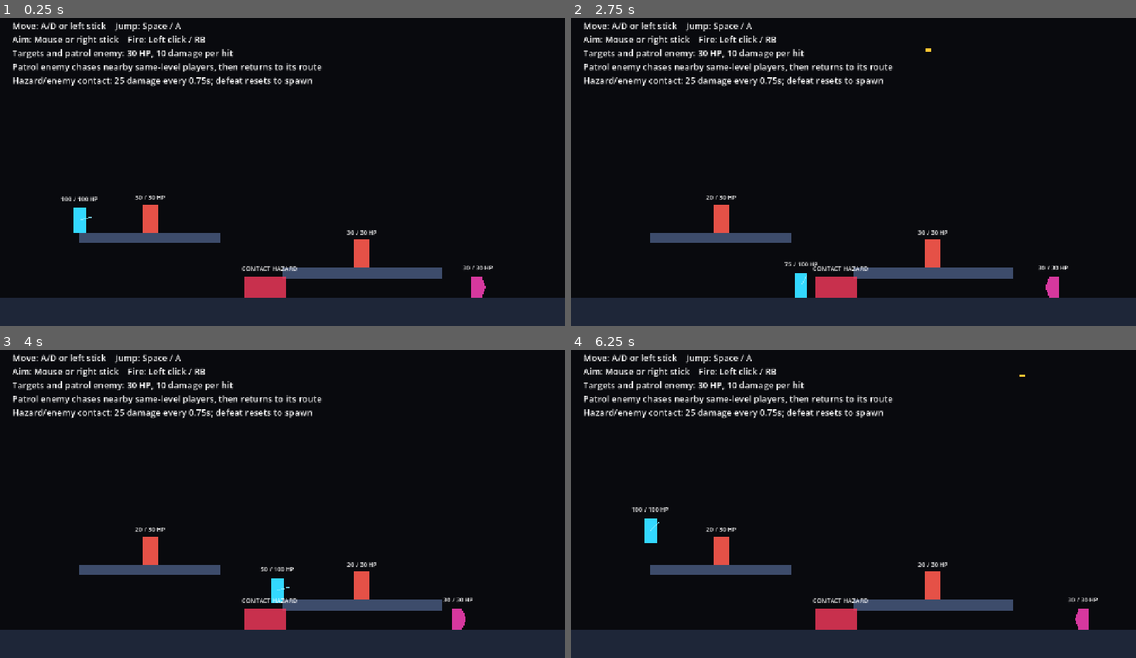
Above: before the commit, frames 1-4 (two rows, left to right).
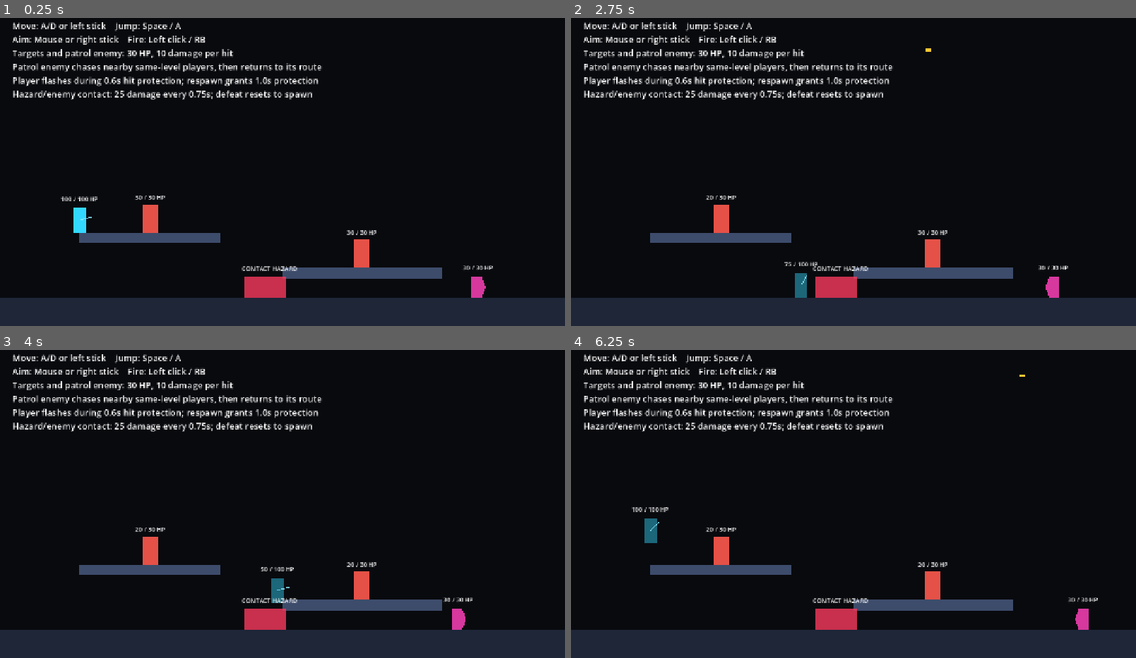
Above: after the commit, the same moments.

Repository: YangYuS8/riftwire
Game: Godot game, scene res://game/actors/player/movement_lab.tscn
The game is run twice, just before and just after one commit, with the same random seed, the same clock (stepped at 60 frames per second) and the same inputs.
Inputs (mouse positions are in pixels of both pictures, inside the frame that each line leads up to):
- Up to frame 1 (0.25 s): no input
- Up to frame 2 (2.75 s): tap Enter at 0.5 s; move the mouse to (977, 150) at 0.52 s; hold D (move_right) 0.53-2.03 s; click (977, 150) at 0.6 s; tap Space (jump) at 0.77, 1.52 s; move the mouse to (740, 184) at 1.27 s; click (740, 184) at 1.35 s; move the mouse to (910, 98) at 2.02 s; hold A (move_left) from 2.03 s (still down); click (910, 98) at 2.1 s
- Up to frame 3 (4 s): move the mouse to (254, 562) at 2.77 s; release A (move_left) at 2.78 s; hold D (move_right) from 2.78 s (still down); click (254, 562) at 2.85 s; tap Space (jump) at 3.02, 3.77 s; move the mouse to (452, 547) at 3.52 s; click (452, 547) at 3.6 s
- Up to frame 4 (6.25 s): move the mouse to (684, 451) at 4.27 s; release D (move_right) at 4.28 s; hold A (move_left) 4.28-5.03 s; click (684, 451) at 4.35 s; tap Space (jump) at 4.52, 6.02 s; move the mouse to (881, 500) at 5.02 s; hold D (move_right) 5.03-5.78 s; click (881, 500) at 5.1 s; move the mouse to (768, 420) at 5.77 s; hold A (move_left) from 5.78 s (still down); click (768, 420) at 5.85 s

The runs differ from the first frame. In frame 1, 1.5% of the frame differs, in the area x 2-57%, y 18-27%; in frame 2, 1.7%; in frame 3, 1.7%; in frame 4, 1.7%, in the area x 2-57%, y 18-63%.

Commit message:
feat: add player hit recovery and respawn protection (#18)
Closes #17.

Adds deterministic post-hit and respawn protection windows, Hurtbox-level damage blocking signals, player feedback, and regression coverage.

Diff:
--- a/game/actors/player/movement_lab.tscn
+++ b/game/actors/player/movement_lab.tscn
@@ -69,7 +69,7 @@
 [node name="Instructions" type="Label" parent="."]
 offset_left = 28.0
 offset_top = 24.0
-offset_right = 1220.0
-offset_bottom = 176.0
+offset_right = 1240.0
+offset_bottom = 196.0
 theme_override_font_sizes/font_size = 20
-text = "Move: A/D or left stick    Jump: Space / A\nAim: Mou …(130 unchanged characters)… vel players, then returns to its route\nHazard/enemy contact: 25 damage every 0.75s; defeat resets to spawn"
+text = "Move: A/D or left stick    Jump: Space / A\nAim: Mou …(130 unchanged characters)… vel players, then returns to its route\nPlayer flashes during 0.6s hit protection; respawn grants 1.0s protection\nHazard/enemy contact: 25 damage every 0.75s; defeat resets to spawn"
--- a/game/actors/player/player.gd
+++ b/game/actors/player/player.gd
@@ -3,6 +3,8 @@
 
 signal defeated
 signal respawned(spawn_position: Vector2)
+signal hit_recovery_started(duration_seconds: float)
+signal hit_recovery_ended
 
 const DEFAULT_MOVEMENT_CONFIG: PlayerMovementConfig = preload(
 	"res://game/actors/player/default_player_movement_config.tres"
@@ -11,6 +13,8 @@
 @export var movement_config: PlayerMovementConfig
 @export_range(1.0, 1000000.0, 1.0, "or_greater") var maximum_health: float = 100.0
 @export_range(0.0, 5.0, 0.01, "or_greater") var respawn_delay_seconds: float = 0.5
+@export_range(0.0, 5.0, 0.01, "or_greater") var hit_invulnerability_seconds: float = 0.6
+@export_range(0.0, 5.0, 0.01, "or_greater") var respawn_invulnerability_seconds: float = 1.0
 
 var _input_source: PlayerInputSource
 var _movement_model: PlayerMovementModel
@@ -18,6 +22,7 @@
 var _health_component: HealthComponent
 var _hurtbox: Hurtbox
 var _health_label: Label
+var _body_visual: CanvasItem
 var _spawn_global_position: Vector2
 var _respawn_remaining_seconds: float = 0.0
 var _is_defeated: bool = false
@@ -75,6 +80,18 @@
 
 func is_defeated() -> bool:
 	return _is_defeated
+
+
+func is_hit_invulnerable() -> bool:
+	_ensure_dependencies()
+	return _hurtbox != null and _hurtbox.is_invulnerable()
+
+
+func get_hit_invulnerability_remaining_seconds() -> float:
+	_ensure_dependencies()
+	if _hurtbox == null:
+		return 0.0
+	return _hurtbox.get_invulnerability_remaining_seconds()
 
 
 func get_respawn_remaining_seconds() -> float:
@@ -122,6 +139,8 @@
 		_hurtbox = get_node_or_null("Hurtbox") as Hurtbox
 	if _health_label == null:
 		_health_label = get_node_or_null("HealthLabel") as Label
+	if _body_visual == null:
+		_body_visual = get_node_or_null("PlaceholderBody") as CanvasItem
 
 
 func _configure_health() -> void:
@@ -132,8 +151,35 @@
 		_health_component.health_changed.connect(_on_health_changed)
 	if not _health_component.depleted.is_connected(_on_health_depleted):
 		_health_component.depleted.connect(_on_health_depleted)
+	if not _hurtbox.damage_received.is_connected(_on_damage_received):
+		_hurtbox.damage_received.connect(_on_damage_received)
+	if not _hurtbox.invulnerability_started.is_connected(_on_invulnerability_started):
+		_hurtbox.invulnerability_started.connect(_on_invulnerability_started)
+	if not _hurtbox.invulnerability_ended.is_connected(_on_invulnerability_ended):
+		_hurtbox.invulnerability_ended.connect(_on_invulnerability_ended)
 	_health_component.configure(maximum_health)
 	_update_health_label()
+	_update_hit_recovery_presentation()
+
+
+func _on_damage_received(
+	_requested_damage: float,
+	applied_damage: float,
+	_remaining_health: float
+) -> void:
+	if _is_defeated or applied_damage <= 0.0:
+		return
+	_hurtbox.start_invulnerability(maxf(0.0, hit_invulnerability_seconds))
+
+
+func _on_invulnerability_started(duration_seconds: float) -> void:
+	_update_hit_recovery_presentation()
+	hit_recovery_started.emit(duration_seconds)
+
+
+func _on_invulnerability_ended() -> void:
+	_update_hit_recovery_presentation()
+	hit_recovery_ended.emit()
 
 
 func _on_health_changed(
@@ -150,6 +196,7 @@
 	_is_defeated = true
 	_respawn_remaining_seconds = maxf(0.0, respawn_delay_seconds)
 	velocity = Vector2.ZERO
+	_hurtbox.clear_invulnerability()
 	collision_layer = 0
 	collision_mask = 0
 	visible = false
@@ -168,6 +215,7 @@
 	visible = true
 	_is_defeated = false
 	_respawn_remaining_seconds = 0.0
+	_hurtbox.start_invulnerability(maxf(0.0, respawn_invulnerability_seconds))
 	respawned.emit(_spawn_global_position)
 
 
@@ -178,3 +226,11 @@
 		int(round(_health_component.current_health)),
 		int(round(_health_component.maximum_health)),
 	]
+
+
+func _update_hit_recovery_presentation() -> void:
+	if _body_visual == null:
+		return
+	var visual_modulate := _body_visual.modulate
+	visual_modulate.a = 0.45 if is_hit_invulnerable() else 1.0
+	_body_visual.modulate = visual_modulate
--- a/game/actors/player/player.tscn
+++ b/game/actors/player/player.tscn
@@ -21,6 +21,8 @@
 movement_config = ExtResource("2_config")
 maximum_health = 100.0
 respawn_delay_seconds = 0.5
+hit_invulnerability_seconds = 0.6
+respawn_invulnerability_seconds = 1.0
 
 [node name="CollisionShape2D" type="CollisionShape2D" parent="."]
 shape = SubResource("CapsuleShape2D_player")
--- /dev/null
+++ b/game/combat/damage/damage_recovery_model.gd
@@ -0,0 +1,32 @@
+extends RefCounted
+class_name DamageRecoveryModel
+
+const EXPIRY_EPSILON_SECONDS: float = 0.000001
+
+var _remaining_seconds: float = 0.0
+
+
+func start(duration_seconds: float) -> void:
+	assert(duration_seconds >= 0.0, "Damage recovery duration cannot be negative.")
+	_remaining_seconds = maxf(0.0, duration_seconds)
+
+
+func step(delta: float) -> bool:
+	assert(delta >= 0.0, "Damage recovery simulation delta cannot be negative.")
+	var was_active := is_active()
+	_remaining_seconds = maxf(0.0, _remaining_seconds - delta)
+	if _remaining_seconds <= EXPIRY_EPSILON_SECONDS:
+		_remaining_seconds = 0.0
+	return was_active and not is_active()
+
+
+func clear() -> void:
+	_remaining_seconds = 0.0
+
+
+func is_active() -> bool:
+	return _remaining_seconds > 0.0
+
+
+func get_remaining_seconds() -> float:
+	return _remaining_seconds
--- a/game/combat/damage/hurtbox.gd
+++ b/game/combat/damage/hurtbox.gd
@@ -2,8 +2,20 @@
 class_name Hurtbox
 
 signal damage_received(requested_damage: float, applied_damage: float, remaining_health: float)
+signal damage_blocked(requested_damage: float, invulnerability_remaining_seconds: float)
+signal invulnerability_started(duration_seconds: float)
+signal invulnerability_ended
 
 var _health_component: HealthComponent
+var _recovery_model := DamageRecoveryModel.new()
+
+
+func _ready() -> void:
+	set_physics_process(false)
+
+
+func _physics_process(delta: float) -> void:
+	simulate_invulnerability(delta)
 
 
 func set_health_component(health_component: HealthComponent) -> void:
@@ -20,6 +32,9 @@
 	assert(_health_component != null, "Hurtbox must be configured with a HealthComponent.")
 	if _health_component == null:
 		return 0.0
+	if is_invulnerable():
+		damage_blocked.emit(requested_damage, get_invulnerability_remaining_seconds())
+		return 0.0
 
 	var applied_damage := _health_component.apply_damage(requested_damage)
 	if applied_damage > 0.0:
@@ -29,3 +44,38 @@
 			_health_component.current_health
 		)
 	return applied_damage
+
+
+func start_invulnerability(duration_seconds: float) -> void:
+	assert(duration_seconds >= 0.0, "Hurtbox invulnerability duration cannot be negative.")
+	if duration_seconds <= 0.0:
+		clear_invulnerability()
+		return
+	_recovery_model.start(duration_seconds)
+	set_physics_process(true)
+	invulnerability_started.emit(duration_seconds)
+
+
+func simulate_invulnerability(delta: float) -> void:
+	if not _recovery_model.is_active():
+		set_physics_process(false)
+		return
+	if _recovery_model.step(delta):
+		set_physics_process(false)
+		invulnerability_ended.emit()
+
+
+func clear_invulnerability() -> void:
+	var was_active := _recovery_model.is_active()
+	_recovery_model.clear()
+	set_physics_process(false)
+	if was_active:
+		invulnerability_ended.emit()
+
+
+func is_invulnerable() -> bool:
+	return _recovery_model.is_active()
+
+
+func get_invulnerability_remaining_seconds() -> float:
+	return _recovery_model.get_remaining_seconds()
--- a/tests/integration/combat/test_damage_components.gd
+++ b/tests/integration/combat/test_damage_components.gd
@@ -16,3 +16,36 @@
 	assert_almost_eq(applied_damage, 4.5, 0.001)
 	assert_almost_eq(health.current_health, 7.5, 0.001)
 	assert_eq(hurtbox.get_health_component(), health)
+
+
+func test_invulnerability_blocks_damage_until_simulated_window_expires() -> void:
+	var fixture := Node.new()
+	add_child_autofree(fixture)
+	var health := HealthComponent.new()
+	var hurtbox := Hurtbox.new()
+	fixture.add_child(health)
+	fixture.add_child(hurtbox)
+	health.configure(20.0)
+	hurtbox.set_health_component(health)
+	var blocked_events: Array[float] = []
+	hurtbox.damage_blocked.connect(func(
+		_requested_damage: float,
+		remaining_seconds: float
+	) -> void:
+		blocked_events.append(remaining_seconds)
+	)
+	hurtbox.start_invulnerability(0.25)
+
+	var blocked_damage := hurtbox.receive_damage(5.0)
+
+	assert_almost_eq(blocked_damage, 0.0, 0.001)
+	assert_almost_eq(health.current_health, 20.0, 0.001)
+	assert_eq(blocked_events.size(), 1)
+	assert_true(hurtbox.is_invulnerable())
+
+	hurtbox.simulate_invulnerability(0.25)
+	var applied_damage := hurtbox.receive_damage(5.0)
+
+	assert_false(hurtbox.is_invulnerable())
+	assert_almost_eq(applied_damage, 5.0, 0.001)
+	assert_almost_eq(health.current_health, 15.0, 0.001)
--- a/tests/integration/player/test_player_damage_scene.gd
+++ b/tests/integration/player/test_player_damage_scene.gd
@@ -21,6 +21,48 @@
 
 	assert_almost_eq(player.get_health_component().current_health, 75.0, 0.001)
 	assert_false(player.is_defeated())
+	assert_true(player.is_hit_invulnerable())
+
+
+func test_player_blocks_repeated_hits_until_recovery_expires() -> void:
+	var fixture := Node2D.new()
+	add_child_autofree(fixture)
+	var player := PLAYER_SCENE.instantiate() as RiftwirePlayer
+	var movement_config := PlayerMovementConfig.new()
+	movement_config.gravity = 1.0
+	player.movement_config = movement_config
+	player.hit_invulnerability_seconds = 0.6
+	fixture.add_child(player)
+	player.set_input_source(ScriptedPlayerInputSource.new())
+	await get_tree().process_frame
+	var recovery_started: Array[float] = []
+	var recovery_ended: Array[int] = []
+	player.hit_recovery_started.connect(func(duration_seconds: float) -> void:
+		recovery_started.append(duration_seconds)
+	)
+	player.hit_recovery_ended.connect(func() -> void:
+		recovery_ended.append(1)
+	)
+
+	var first_damage := player.get_hurtbox().receive_damage(25.0)
+	var blocked_damage := player.get_hurtbox().receive_damage(25.0)
+	var body_visual := player.get_node("PlaceholderBody") as CanvasItem
+
+	assert_almost_eq(first_damage, 25.0, 0.001)
+	assert_almost_eq(blocked_damage, 0.0, 0.001)
+	assert_almost_eq(player.get_health_component().current_health, 75.0, 0.001)
+	assert_true(player.is_hit_invulnerable())
+	assert_eq(recovery_started.size(), 1)
+	assert_almost_eq(recovery_started[0], 0.6, 0.001)
+	assert_lt(body_visual.modulate.a, 1.0)
+
+	player.get_hurtbox().simulate_invulnerability(0.6)
+	var later_damage := player.get_hurtbox().receive_damage(25.0)
+
+	assert_almost_eq(later_damage, 25.0, 0.001)
+	assert_almost_eq(player.get_health_component().current_health, 50.0, 0.001)
+	assert_eq(recovery_ended.size(), 1)
+	assert_eq(recovery_started.size(), 2)
 
 
 func test_lethal_contact_damage_respawns_player_at_spawn_with_full_health() -> void:
@@ -33,6 +75,7 @@
 	player.movement_config = movement_config
 	player.maximum_health = 20.0
 	player.respawn_delay_seconds = 0.1
+	player.respawn_invulnerability_seconds = 1.0
 	player.position = Vector2(100.0, 100.0)
 	hazard.position = Vector2(320.0, 100.0)
 	hazard.damage = 25.0
@@ -62,6 +105,10 @@
 	assert_almost_eq(player.global_position.x, 100.0, 0.001)
 	assert_almost_eq(player.global_position.y, 100.0, 1.0)
 	assert_almost_eq(player.get_health_component().current_health, 20.0, 0.001)
+	assert_true(player.is_hit_invulnerable())
+	assert_gt(player.get_hit_invulnerability_remaining_seconds(), 0.0)
+	assert_almost_eq(player.get_hurtbox().receive_damage(25.0), 0.0, 0.001)
+	assert_almost_eq(player.get_health_component().current_health, 20.0, 0.001)
 
 
 func _wait_physics_frames(frame_count: int) -> void:
--- /dev/null
+++ b/tests/unit/combat/test_damage_recovery_model.gd
@@ -0,0 +1,36 @@
+extends GutTest
+
+
+func test_recovery_window_expires_on_exact_simulated_duration() -> void:
+	var model := DamageRecoveryModel.new()
+	model.start(0.6)
+
+	assert_true(model.is_active())
+	assert_almost_eq(model.get_remaining_seconds(), 0.6, 0.000001)
+	assert_false(model.step(0.25))
+	assert_almost_eq(model.get_remaining_seconds(), 0.35, 0.000001)
+	assert_false(model.step(0.349))
+	assert_true(model.is_active())
+	assert_true(model.step(0.001))
+	assert_false(model.is_active())
+	assert_almost_eq(model.get_remaining_seconds(), 0.0, 0.000001)
+
+
+func test_restart_replaces_remaining_duration_deterministically() -> void:
+	var model := DamageRecoveryModel.new()
+	model.start(1.0)
+	model.step(0.75)
+	model.start(0.5)
+
+	assert_almost_eq(model.get_remaining_seconds(), 0.5, 0.000001)
+	assert_false(model.step(0.25))
+	assert_true(model.step(0.25))
+
+
+func test_clear_ends_recovery_immediately() -> void:
+	var model := DamageRecoveryModel.new()
+	model.start(2.0)
+	model.clear()
+
+	assert_false(model.is_active())
+	assert_almost_eq(model.get_remaining_seconds(), 0.0, 0.000001)
Not shown, added: game/combat/damage/damage_recovery_model.gd.uid
Not shown, added: tests/unit/combat/test_damage_recovery_model.gd.uid
